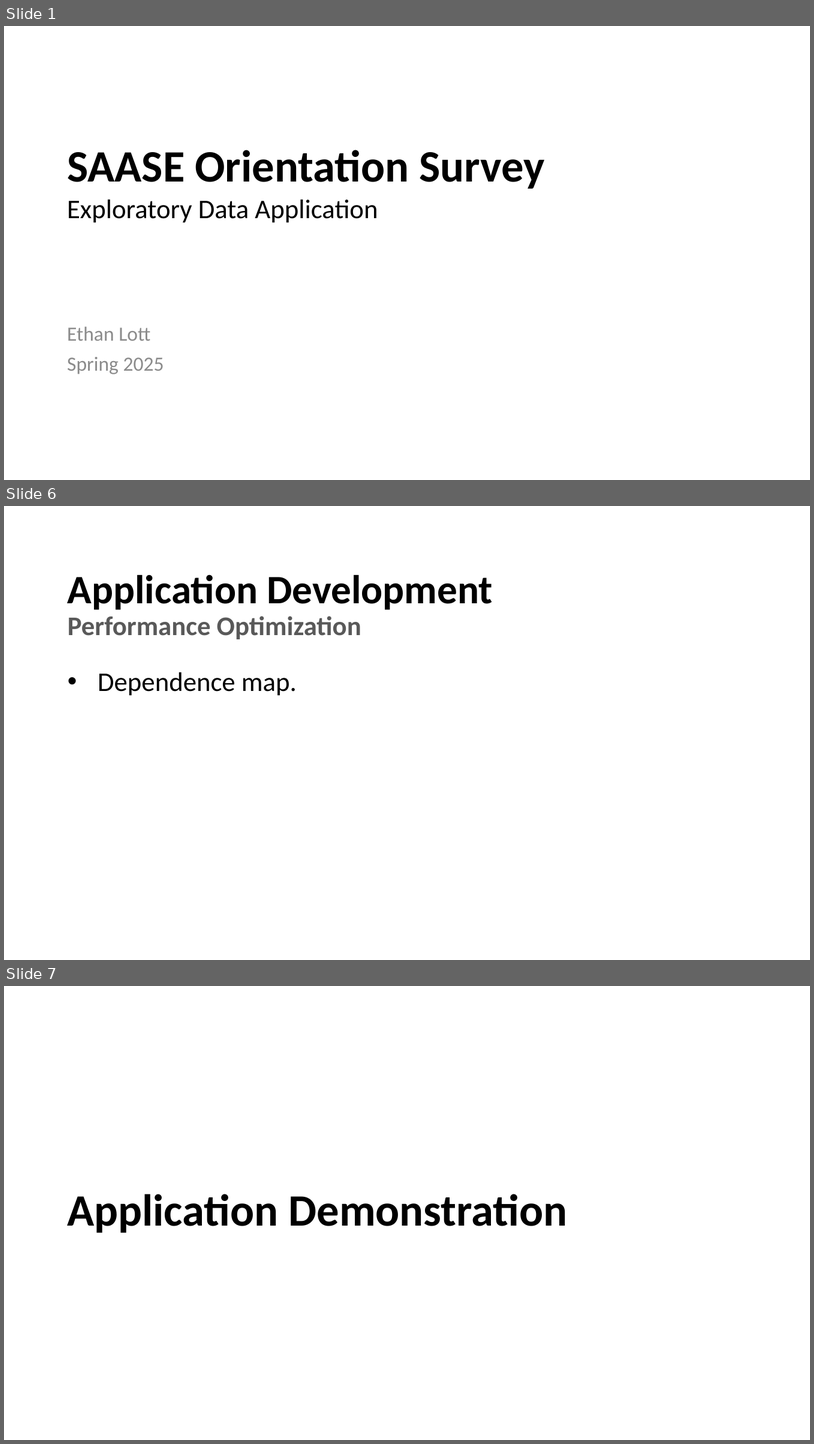
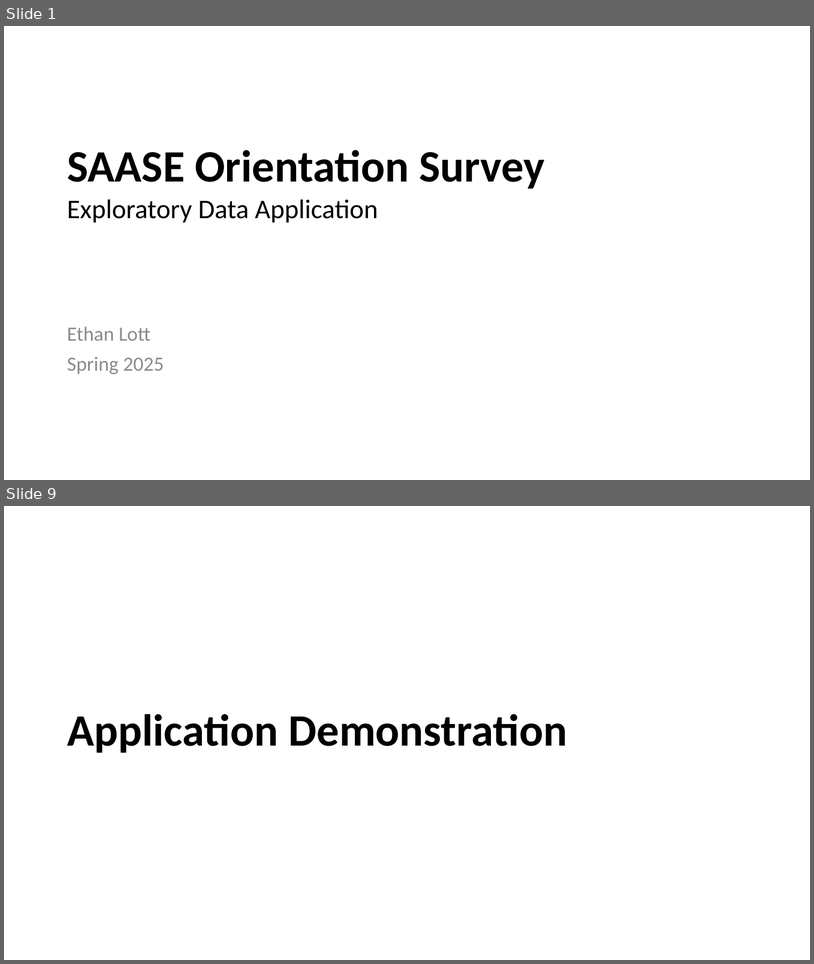
Before and after one commit to ethan-lott/saase-app, a slide deck: Presentation.pptx. Shown one above the other, each under a label of ours: slides 1, 6 and 7 before the commit, slides 1 and 9 after it; the slides between them are not shown. The pictures are 814x1444 and 814x964 pixels, drawn with LibreOffice and Linux fonts; fonts in the diff are those of the drawing; background and template pictures are left out. Boxes give left, top, right and bottom in pixels: in the first picture for what was removed or moved away, otherwise in the second. Text is boxed around its words. In the diff, an @@ line names an element or a change of style, - is before the commit and + after.

```diff
--- a/Presentation.pptx
+++ b/Presentation.pptx
@@ slide 6 removed at (4,506,810,960), background picture (left out) @@
@@ title removed at (68,574,492,610) @@
-Application Development
@@ text removed at (68,616,362,639) @@
-Performance Optimization
@@ text removed at (98,672,297,696) @@
-• Dependence map.
@@ what was slide 7 is now slide 9 @@
```
Also in this commit, not shown: 6 slides changed, 3 slides added, 2 other files.
